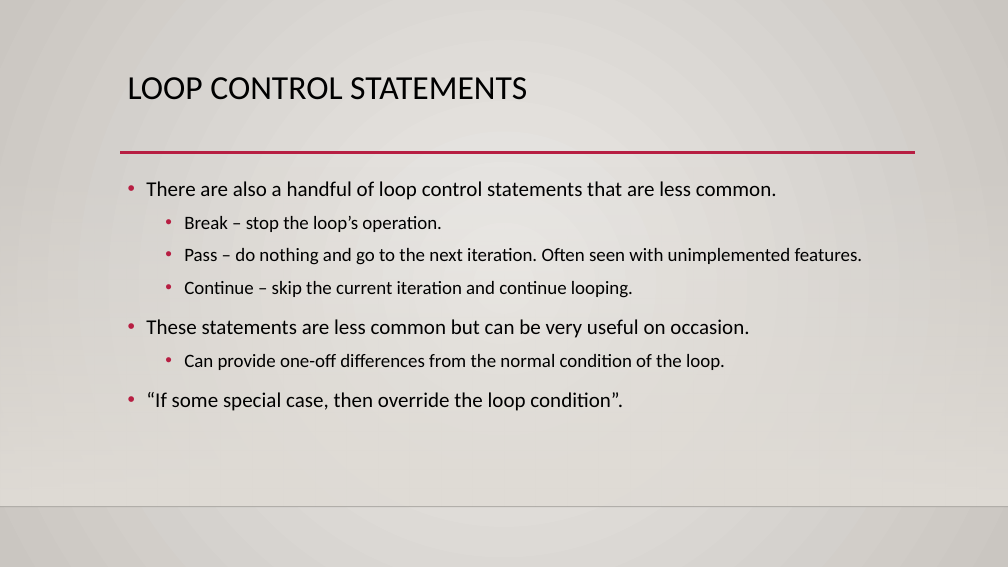
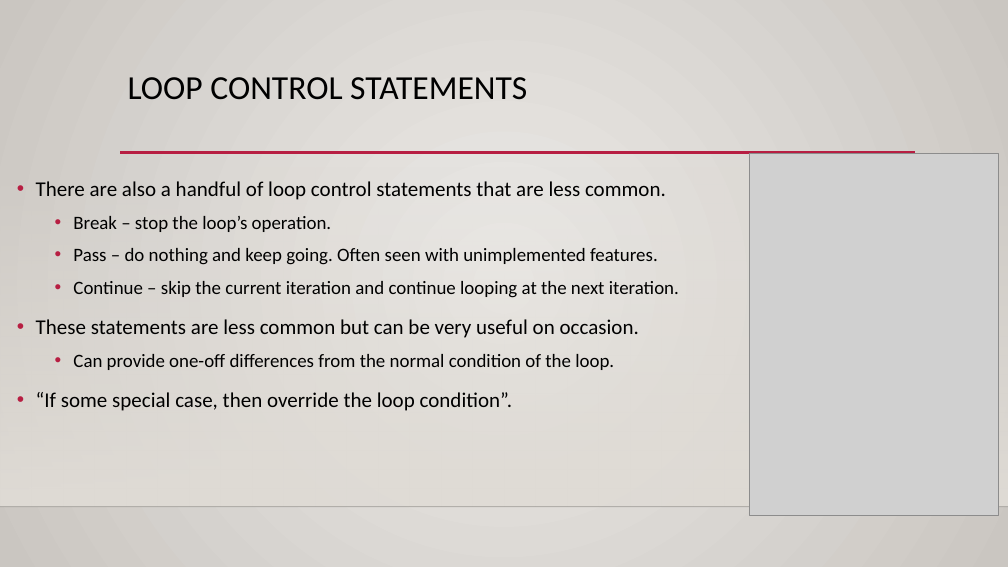
Before and after one commit to AkeemSemperDataScience/Programming_Basics_for_Machine_Learning_Students, a slide deck: slide 15 of reference_material/slides/003_loops.pptx (slide 9 before the commit). Drawn at 1008x567 pixels with LibreOffice and Linux fonts; fonts in the diff are those of the drawing; grey boxes stand for pictures; background and template pictures are left out. Boxes give left, top, right and bottom in pixels: in the first picture for what was removed or moved away, otherwise in the second. Text is boxed around its words. In the diff, an @@ line names an element or a change of style, - is before the commit and + after.

```diff
--- a/reference_material/slides/003_loops.pptx
+++ b/reference_material/slides/003_loops.pptx
@@ text "There are also a handful ...": place and size @@
-text "There are also a handful ..." at (146,181,863,411)
+text "There are also a handful ..." at (36,181,679,411)
@@ picture added at (750,154,999,516) @@
@@ text at (73,248,679,298): text changed @@
-  • Pass – do nothing and go to the next iteration. Often seen with unimplemented features.
-  • Continue – skip the current iteration and continue looping.
+  • Pass – do nothing and keep going. Often seen with unimplemented features.
+  • Continue – skip the current iteration and continue looping at the next iteration.
```
Also in this commit, not shown: 8 other slides changed, 8 slides added, 1 other file.
